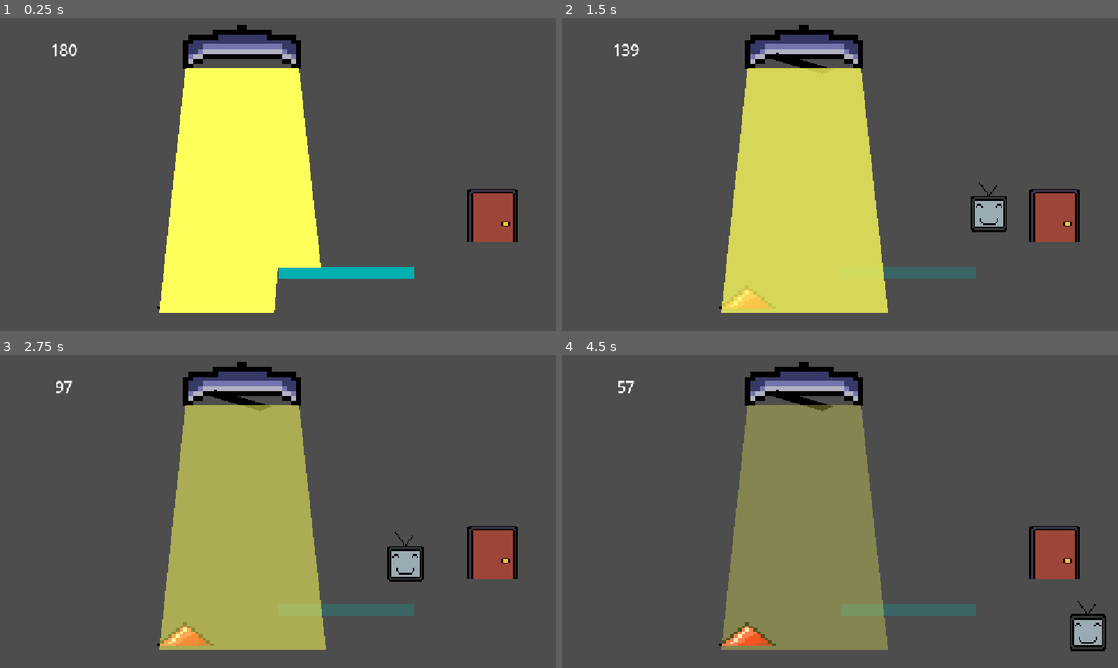
Above: before the commit, frames 1-4 (two rows, left to right).
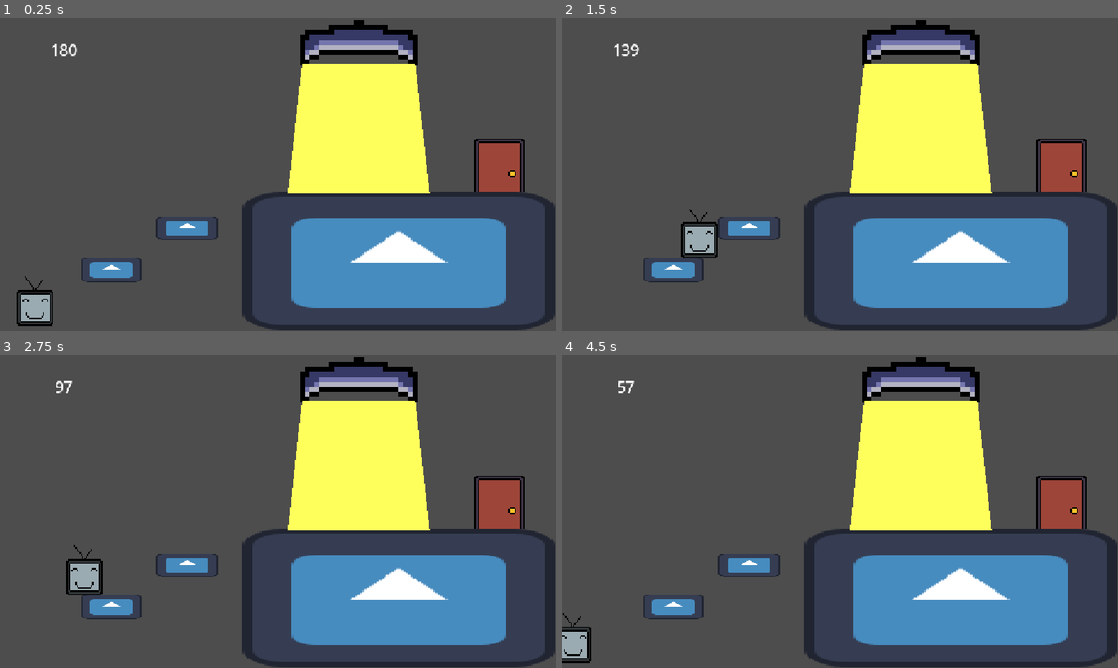
Above: after the commit, the same moments.

Repository: dangt0n78-jpg/physics-game-project
Game: Godot game, scene res://_scenes/level_1.tscn
The game is run twice, just before and just after one commit, with the same random seed, the same clock (stepped at 60 frames per second) and the same inputs. The engine's default icon, where the game draws it, is replaced by a stand-in: a white triangle on a blue panel in a dark square.
Inputs (mouse positions are in pixels of both pictures, inside the frame that each line leads up to):
- Up to frame 1 (0.25 s): no input
- Up to frame 2 (1.5 s): tap Enter (ui_accept) at 0.5, 0.77 s; move the mouse to (801, 55) at 0.52 s; hold Q (decrease) 0.53-1.28 s; hold D (right) from 0.53 s (still down); click (801, 55) at 0.67 s; move the mouse to (728, 190) at 1.27 s; tap E (increase) at 1.35 s; click (728, 190) at 1.42 s
- Up to frame 3 (2.75 s): tap Enter (ui_accept) at 1.52 s; move the mouse to (333, 442) at 2.02 s; release D (right) at 2.03 s; hold A (left) from 2.03 s (still down); hold Q (decrease) from 2.03 s (still down); click (333, 442) at 2.17 s
- Up to frame 4 (4.5 s): move the mouse to (812, 574) at 2.77 s; release A (left) at 2.78 s; release Q (decrease) at 2.78 s; hold D (right) 2.78-4.28 s; tap E (increase) at 2.85, 4.35 s; click (812, 574) at 2.92 s; tap Enter (ui_accept) at 3.02, 3.77 s; move the mouse to (1006, 558) at 3.52 s; hold Q (decrease) 3.53-4.28 s; click (1006, 558) at 3.67 s; move the mouse to (673, 464) at 4.27 s; hold A (left) from 4.28 s (still down); click (673, 464) at 4.42 s

The runs differ from the first frame. In frame 1, 45% of the frame differs, in the area x 3-100%, y 0-100%; in frame 2, 47%; in frame 3, 47%; in frame 4, 47%, in the area x 0-100%, y 0-100%.

Commit message:
script door, trapdoorlamp

Diff:
--- a/_scenes/door.tscn
+++ b/_scenes/door.tscn
@@ -7,6 +7,8 @@
 size = Vector2(110, 112)
 
 [node name="door" type="Area2D" unique_id=104540577]
+z_index = -2
+collision_mask = 2
 script = ExtResource("1_s0mvb")
 
 [node name="Sprite2D" type="Sprite2D" parent="." unique_id=743377508]
--- /dev/null
+++ b/_scenes/key.tscn
@@ -0,0 +1,21 @@
+[gd_scene format=3 uid="uid://f4rfmuth5j7o"]
+
+[ext_resource type="Texture2D" uid="uid://cpf3rvyvadhnh" path="res://_assets/key.png" id="1_n7kt6"]
+[ext_resource type="Script" uid="uid://dvqj0640p1lep" path="res://_scripts/key.gd" id="1_yd7kt"]
+
+[sub_resource type="CircleShape2D" id="CircleShape2D_3owqy"]
+radius = 39.0
+
+[node name="key" type="Area2D" unique_id=879346263]
+collision_mask = 2
+script = ExtResource("1_yd7kt")
+metadata/_edit_group_ = true
+
+[node name="Sprite2D" type="Sprite2D" parent="." unique_id=702490966]
+scale = Vector2(2.715, 2.715)
+texture = ExtResource("1_n7kt6")
+
+[node name="CollisionShape2D" type="CollisionShape2D" parent="." unique_id=728312881]
+shape = SubResource("CircleShape2D_3owqy")
+
+[connection signal="body_entered" from="." to="." method="_on_body_entered"]
--- a/_scenes/lamp.tscn
+++ b/_scenes/lamp.tscn
@@ -7,9 +7,9 @@
 radius = 70.45566
 
 [node name="lamp" type="Area2D" unique_id=1078655458]
-position = Vector2(405, 15)
+position = Vector2(355, 3)
 script = ExtResource("1_jgtaf")
-metadata/_edit_group_ = true
+timeleft = 6.0
 
 [node name="Sprite2D" type="Sprite2D" parent="." unique_id=645471719]
 position = Vector2(137, 167)
@@ -42,4 +42,19 @@
 position = Vector2(252, 94)
 target_position = Vector2(132, 1000)
 
+[node name="timeleft" type="Timer" parent="." unique_id=362654945]
+
+[node name="timeleftcounter" type="Label" parent="." unique_id=1567715408]
+visible = false
+offset_left = 48.0
+offset_top = 21.0
+offset_right = 228.0
+offset_bottom = 114.0
+theme_override_font_sizes/font_size = 32
+text = "
+"
+horizontal_alignment = 1
+vertical_alignment = 1
+
 [connection signal="input_event" from="." to="." method="_on_input_event"]
+[connection signal="timeout" from="timeleft" to="." method="_on_timeleft_timeout"]
--- a/_scenes/level_1.tscn
+++ b/_scenes/level_1.tscn
@@ -3,42 +3,18 @@
 [ext_resource type="PackedScene" uid="uid://b1hcbea3sase7" path="res://_scenes/player.tscn" id="1_76jr8"]
 [ext_resource type="PackedScene" uid="uid://d3oksgjnsfta1" path="res://_scenes/door.tscn" id="1_mg1it"]
 [ext_resource type="Script" uid="uid://cjkvg4tpgcb5q" path="res://_scripts/tamphancuc.gd" id="3_4h421"]
+[ext_resource type="PackedScene" uid="uid://1kln71d5g52p" path="res://_scenes/wall.tscn" id="3_l20eo"]
 [ext_resource type="PackedScene" uid="uid://daxshk0585oo0" path="res://_scenes/lamp.tscn" id="4_l20eo"]
 [ext_resource type="PackedScene" uid="uid://bv8nxa7leibcv" path="res://_scenes/spike.tscn" id="5_br8l7"]
-[ext_resource type="PackedScene" uid="uid://byf03aixhx7os" path="res://_scenes/trapdoor.tscn" id="6_wcqjb"]
+[ext_resource type="PackedScene" uid="uid://f4rfmuth5j7o" path="res://_scenes/key.tscn" id="7_mfg0b"]
 
-[sub_resource type="WorldBoundaryShape2D" id="WorldBoundaryShape2D_3owqy"]
-distance = 1.0
-
-[sub_resource type="RectangleShape2D" id="RectangleShape2D_3owqy"]
-size = Vector2(277, 29)
+[sub_resource type="WorldBoundaryShape2D" id="WorldBoundaryShape2D_drsw1"]
 
 [node name="level1" type="Node" unique_id=916071155]
 
-[node name="floor" type="StaticBody2D" parent="." unique_id=1956257032]
-position = Vector2(187, 316)
-metadata/_edit_lock_ = true
-
-[node name="CollisionShape2D" type="CollisionShape2D" parent="floor" unique_id=1536040742]
-position = Vector2(-140, 296)
-shape = SubResource("WorldBoundaryShape2D_3owqy")
-
-[node name="Sprite2D" type="Sprite2D" parent="floor" unique_id=42119220]
-
-[node name="floor2" type="StaticBody2D" parent="." unique_id=879518463]
-position = Vector2(937, 205)
-metadata/_edit_lock_ = true
-
-[node name="CollisionShape2D" type="CollisionShape2D" parent="floor2" unique_id=1477945330]
-position = Vector2(76, 278)
-shape = SubResource("RectangleShape2D_3owqy")
-
-[node name="door" parent="floor2" unique_id=104540577 instance=ExtResource("1_mg1it")]
-position = Vector2(81, 205)
-
 [node name="player" parent="." unique_id=2005865122 instance=ExtResource("1_76jr8")]
 z_index = -1
-position = Vector2(601, 361)
+position = Vector2(74, 588)
 
 [node name="ui" type="CanvasLayer" parent="." unique_id=1525520176]
 
@@ -50,13 +26,36 @@
 vertical_alignment = 1
 script = ExtResource("3_4h421")
 
+[node name="floor" type="StaticBody2D" parent="." unique_id=493783441]
+position = Vector2(93, 637)
+metadata/_edit_group_ = true
+
+[node name="CollisionShape2D" type="CollisionShape2D" parent="floor" unique_id=681862699]
+shape = SubResource("WorldBoundaryShape2D_drsw1")
+
+[node name="wall" parent="." unique_id=1926131639 instance=ExtResource("3_l20eo")]
+position = Vector2(826, 503)
+scale = Vector2(5.06, 2.22)
+
+[node name="wall2" parent="." unique_id=416607052 instance=ExtResource("3_l20eo")]
+position = Vector2(231, 521)
+scale = Vector2(1, 0.385)
+
+[node name="wall3" parent="." unique_id=1495405804 instance=ExtResource("3_l20eo")]
+position = Vector2(388, 435)
+scale = Vector2(1, 0.375)
+
 [node name="lamp" parent="." unique_id=1078655458 instance=ExtResource("4_l20eo")]
-z_index = 1
-position = Vector2(365, 10)
+position = Vector2(606, 1)
 
 [node name="spike" parent="." unique_id=1947088751 instance=ExtResource("5_br8l7")]
-z_index = -1
-position = Vector2(385, 559)
+position = Vector2(686, 318)
 
-[node name="lightbridge" parent="." unique_id=1017073131 instance=ExtResource("6_wcqjb")]
-position = Vector2(579, 516)
+[node name="spike2" parent="." unique_id=459057897 instance=ExtResource("5_br8l7")]
+position = Vector2(805, 318)
+
+[node name="key" parent="." unique_id=879346263 instance=ExtResource("7_mfg0b")]
+position = Vector2(749, 197)
+
+[node name="door" parent="." unique_id=104540577 instance=ExtResource("1_mg1it")]
+position = Vector2(1032, 306)
--- /dev/null
+++ b/_scenes/level_2.tscn
@@ -0,0 +1,39 @@
+[gd_scene format=3 uid="uid://llp5nu16830p"]
+
+[ext_resource type="PackedScene" uid="uid://1kln71d5g52p" path="res://_scenes/wall.tscn" id="1_7kxi3"]
+[ext_resource type="PackedScene" uid="uid://b1hcbea3sase7" path="res://_scenes/player.tscn" id="2_s8xcf"]
+[ext_resource type="PackedScene" uid="uid://bv8nxa7leibcv" path="res://_scenes/spike.tscn" id="3_s8xcf"]
+
+[node name="level_2" type="Node" unique_id=1409368271]
+
+[node name="wall" parent="." unique_id=1926131639 instance=ExtResource("1_7kxi3")]
+position = Vector2(94.999985, 406)
+scale = Vector2(1.452, 3.739)
+
+[node name="wall2" parent="." unique_id=414427691 instance=ExtResource("1_7kxi3")]
+position = Vector2(1060, 408)
+scale = Vector2(1.452, 3.739)
+
+[node name="player" parent="." unique_id=2005865122 instance=ExtResource("2_s8xcf")]
+position = Vector2(85, 131)
+
+[node name="spike" parent="." unique_id=1947088751 instance=ExtResource("3_s8xcf")]
+position = Vector2(258, 594)
+
+[node name="spike2" parent="." unique_id=1990877882 instance=ExtResource("3_s8xcf")]
+position = Vector2(371, 596)
+
+[node name="spike3" parent="." unique_id=900128840 instance=ExtResource("3_s8xcf")]
+position = Vector2(484, 596)
+
+[node name="spike4" parent="." unique_id=761092704 instance=ExtResource("3_s8xcf")]
+position = Vector2(600, 596)
+
+[node name="spike5" parent="." unique_id=2101251241 instance=ExtResource("3_s8xcf")]
+position = Vector2(718, 596)
+
+[node name="spike6" parent="." unique_id=2091724504 instance=ExtResource("3_s8xcf")]
+position = Vector2(836, 596)
+
+[node name="spike7" parent="." unique_id=44425788 instance=ExtResource("3_s8xcf")]
+position = Vector2(915, 596)
--- a/_scenes/spike.tscn
+++ b/_scenes/spike.tscn
@@ -7,8 +7,10 @@
 size = Vector2(85, 44)
 
 [node name="spike" type="Area2D" unique_id=1947088751]
-position = Vector2(40, 110)
+position = Vector2(-2, -26)
+collision_mask = 2
 script = ExtResource("1_1a6ih")
+metadata/_edit_group_ = true
 
 [node name="Sprite2D" type="Sprite2D" parent="." unique_id=1847377980]
 position = Vector2(3, -23.999998)
--- /dev/null
+++ b/_scenes/trapdoorlamp.tscn
@@ -0,0 +1,60 @@
+[gd_scene format=3 uid="uid://b4tc07k20oeq"]
+
+[ext_resource type="Script" uid="uid://db7s0yfpdkm5p" path="res://_scripts/lamp.gd" id="1_jk1x6"]
+[ext_resource type="Texture2D" uid="uid://dk6qjd4f4e47x" path="res://_assets/Lamp.png" id="2_y5hb8"]
+
+[sub_resource type="CircleShape2D" id="CircleShape2D_3owqy"]
+radius = 70.45566
+
+[node name="trapdoor_lamp" type="Area2D" unique_id=1078655458]
+position = Vector2(355, 3)
+script = ExtResource("1_jk1x6")
+timeleft = 6.0
+
+[node name="Sprite2D" type="Sprite2D" parent="." unique_id=645471719]
+position = Vector2(137, 167)
+scale = Vector2(10.1875, 10.1875)
+texture = ExtResource("2_y5hb8")
+
+[node name="CollisionShape2D" type="CollisionShape2D" parent="." unique_id=1384252925]
+position = Vector2(132, 71)
+shape = SubResource("CircleShape2D_3owqy")
+
+[node name="Line2D" type="Line2D" parent="." unique_id=974507000]
+visible = false
+position = Vector2(-79.69629, -48.5)
+scale = Vector2(3.6500015, 1.25)
+points = PackedVector2Array(40.738693, 92.4, 72.79347, 119.600006)
+default_color = Color(0, 0, 0, 1)
+
+[node name="light" type="Polygon2D" parent="." unique_id=75230802]
+z_index = 10
+position = Vector2(-3.5442047, 0)
+scale = Vector2(0.95031255, 1)
+color = Color(5.390644e-06, 0.78048223, 0.88700724, 1)
+polygon = PackedVector2Array(20.56607, 93.99999, -93.90761, 1094.9999, 163.90233, 1096.9999, 411.18936, 1093.9999, 267.8531, 93.99999)
+
+[node name="rayleft" type="RayCast2D" parent="." unique_id=365083551]
+position = Vector2(21, 93)
+target_position = Vector2(-114, 1000)
+
+[node name="rayright" type="RayCast2D" parent="." unique_id=24458754]
+position = Vector2(252, 94)
+target_position = Vector2(132, 1000)
+
+[node name="timeleft" type="Timer" parent="." unique_id=362654945]
+
+[node name="timeleftcounter" type="Label" parent="." unique_id=1567715408]
+visible = false
+offset_left = 48.0
+offset_top = 21.0
+offset_right = 228.0
+offset_bottom = 114.0
+theme_override_font_sizes/font_size = 32
+text = "
+"
+horizontal_alignment = 1
+vertical_alignment = 1
+
+[connection signal="input_event" from="." to="." method="_on_input_event"]
+[connection signal="timeout" from="timeleft" to="." method="_on_timeleft_timeout"]
--- a/_scripts/door.gd
+++ b/_scripts/door.gd
@@ -4,4 +4,7 @@
 
 
 func _on_body_entered(body: Node2D) -> void:
-	get_tree().change_scene_to_file("res://_scenes/level_1.tscn")
+	if Global.has_key:
+		Global.has_key = false
+		get_tree().change_scene_to_file("res://_scenes/level_" + str(currentlevel + 1) + ".tscn")
+		currentlevel += 1
--- a/_scripts/global.gd
+++ b/_scripts/global.gd
@@ -1,3 +1,5 @@
 extends Node
 
 var phancuc = 180
+
+var has_key :bool= false
--- /dev/null
+++ b/_scripts/key.gd
@@ -0,0 +1,7 @@
+extends Area2D
+
+
+
+func _on_body_entered(body: Node2D) -> void:
+	Global.has_key = true
+	queue_free()
--- a/_scripts/lamp.gd
+++ b/_scripts/lamp.gd
@@ -4,8 +4,9 @@
 @onready var rayright: RayCast2D = $rayright
 @onready var light: Polygon2D = $light
 
+@export var timeleft :float= 5.0
 var is_active = true
-
+var degree :int= 180
 # Số lượng điểm quét ở đáy (30 điểm sẽ giúp mép ánh sáng ôm sát bục xanh)
 @export var ray_count: int = 30
 
@@ -35,9 +36,15 @@
 			if has_node("Line2D"):
 				$Line2D.show()
 			is_active = false
+			$timeleft.wait_time = timeleft
+			$timeleft.start()
+			$timeleftcounter.show()
 
 func _physics_process(delta: float) -> void:
 	update_light()
+
+	if not is_active:
+		$timeleftcounter.text = str(int($timeleft.time_left))
 
 	# Giữ nguyên cơ chế phân cực và is_active của bạn
 	if not is_active:
@@ -72,3 +79,9 @@
 
 	# 3. Gán toàn bộ các điểm vào Polygon2D
 	light.polygon = points
+
+
+func _on_timeleft_timeout() -> void:
+	$Line2D.hide()
+	$timeleftcounter.hide()
+	is_active = true
--- a/_scripts/player.gd
+++ b/_scripts/player.gd
@@ -3,7 +3,6 @@
 
 const SPEED = 300.0
 const JUMP_VELOCITY = -550.0
-
 
 func _physics_process(delta: float) -> void:
 	# Add the gravity.
Binary file added: _assets/key.png
Not shown, added: _assets/key.png.import
Not shown, added: _scripts/key.gd.uid
